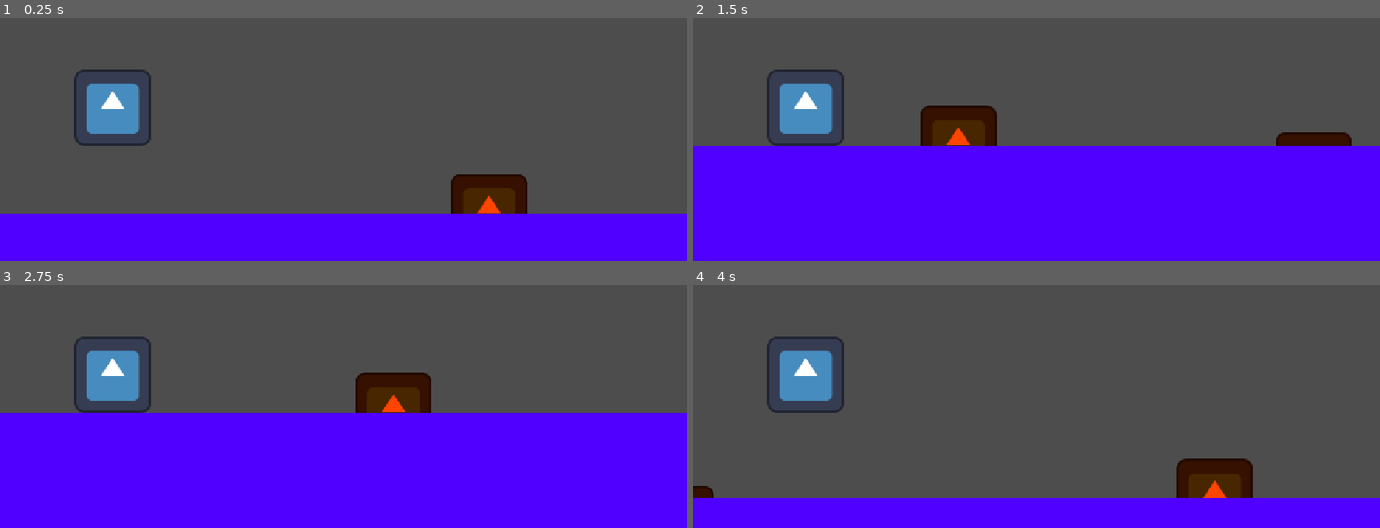
Above: before the commit, frames 1-4 (two rows, left to right).
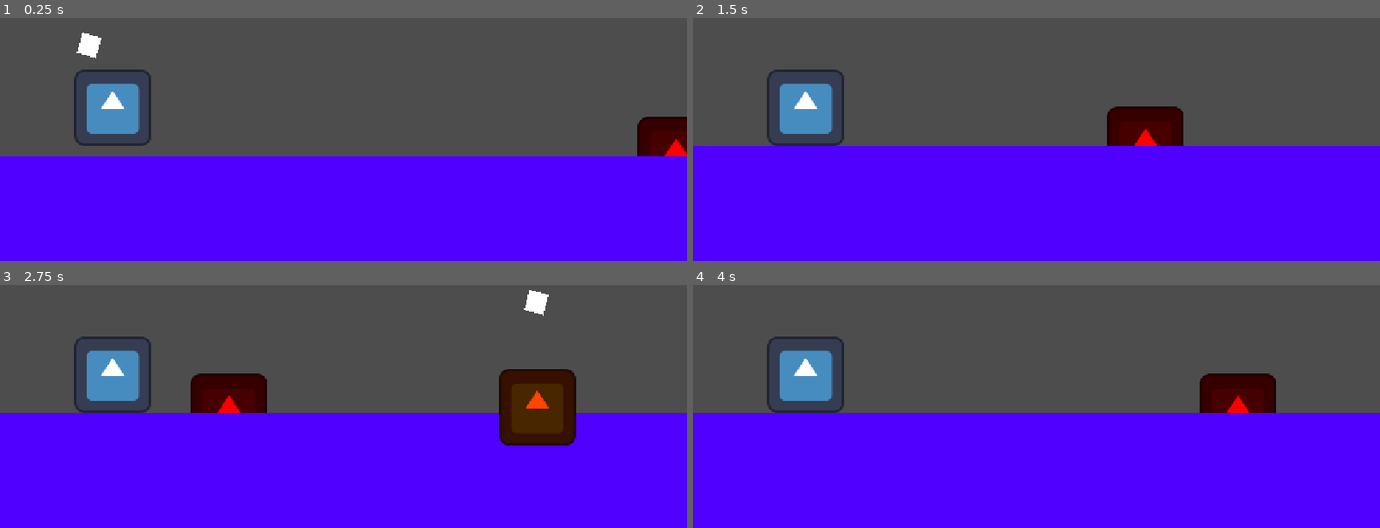
Above: after the commit, the same moments.

Repository: AJMoraes-58/Grupo9-infinite-runner
Game: Godot game, scene res://Cenas/mundo.tscn
The game is run twice, just before and just after one commit, with the same random seed, the same clock (stepped at 60 frames per second) and the same inputs. The engine's default icon, where the game draws it, is replaced by a stand-in: a white triangle on a blue panel in a dark square.
Inputs:
- Up to frame 1 (0.25 s): no input
- Up to frame 2 (1.5 s): hold Up (ui_up) from 0.53 s (still down)
- Up to frame 3 (2.75 s): release Up (ui_up) at 2.03 s
- Up to frame 4 (4 s): hold Up (ui_up) from 2.78 s (still down)

The runs differ from the first frame. In frame 1, 25% of the frame differs, in the area x 0-100%, y 6-81%; in frame 2, 4.2%; in frame 3, 7.3%; in frame 4, 37%, in the area x 0-100%, y 36-88%.

Commit message:
adiciona a logica base da aleatoriedade no surgimento dos obstaculos

Diff:
--- a/Cenas/mundo.tscn
+++ b/Cenas/mundo.tscn
@@ -8,4 +8,4 @@
 protagonista = NodePath("protagonista")
 
 [node name="protagonista" parent="." unique_id=1602220430 instance=ExtResource("1_oji8i")]
-position = Vector2(23, 361)
+position = Vector2(-92, 459)
--- a/Cenas/segmento.tscn
+++ b/Cenas/segmento.tscn
@@ -1,17 +1,20 @@
 [gd_scene format=3 uid="uid://c84favsh5ccip"]
 
+[ext_resource type="Script" uid="uid://bc6nx1jt00x1l" path="res://Scripts/segmento.gd" id="1_6ikba"]
 [ext_resource type="PackedScene" uid="uid://b5a1p5bnx7wd1" path="res://Cenas/obstaculo_simples.tscn" id="1_fb153"]
 
 [sub_resource type="RectangleShape2D" id="RectangleShape2D_iv7sf"]
 size = Vector2(1500, 27)
 
 [node name="segmento" type="Node2D" unique_id=662211891]
+script = ExtResource("1_6ikba")
 
 [node name="obstaculoSimples" parent="." unique_id=158388069 instance=ExtResource("1_fb153")]
-position = Vector2(792, 636)
+position = Vector2(566, 620)
 
-[node name="obstaculoSimples2" parent="." unique_id=626379676 instance=ExtResource("1_fb153")]
-position = Vector2(-112, 681)
+[node name="obstaculoSimples2" parent="." unique_id=1318650242 instance=ExtResource("1_fb153")]
+modulate = Color(1, 0, 0.12941177, 1)
+position = Vector2(-509, 638)
 
 [node name="chao" type="StaticBody2D" parent="." unique_id=1642318362]
 position = Vector2(0, 650)
@@ -27,3 +30,13 @@
 offset_bottom = 289.0
 color = Color(0.3137255, 0, 1, 1)
 metadata/_edit_use_anchors_ = true
+
+[node name="ColorRect" type="ColorRect" parent="." unique_id=780961368]
+offset_left = -5.0000305
+offset_top = 432.99994
+offset_right = 28.003677
+offset_bottom = 468.11005
+rotation = 0.2617994
+
+[node name="obstaculoSimples3" parent="." unique_id=1428015710 instance=ExtResource("1_fb153")]
+position = Vector2(8, 630)
--- a/Scripts/obstaculo_simples.gd
+++ b/Scripts/obstaculo_simples.gd
@@ -5,4 +5,4 @@
 
 func Sistema_De_Colisao(corpo: Node2D) -> void:
 	if corpo.name == "protagonista":
-		get_tree().reload_current_scene() #recarrega o jogo quando bate
+		get_tree().call_deferred("reload_current_scene") #recarrega o jogo quando bate
--- /dev/null
+++ b/Scripts/segmento.gd
@@ -0,0 +1,27 @@
+extends Node2D
+@onready var listaDeObstaculos = [$obstaculoSimples, $obstaculoSimples2, $obstaculoSimples3]
+
+const PROBABILIDADE_DE_APARECER: float = 0.5
+const ZONA_DE_SEGURANCA: float = 500.0
+const QUANTIDADE_MAXIMA_DE_OBSTACULOS_APAGADOS: int = 2
+
+func _ready() -> void:
+	var quantidadeApagada = 0
+
+	if global_position.x <= ZONA_DE_SEGURANCA: #forca a zona segura a existir
+		for obstaculos in listaDeObstaculos:
+			if obstaculos != null:
+				obstaculos.queue_free()
+		return
+
+		for obstaculos in listaDeObstaculos:
+			if obstaculos != null:
+
+				if quantidadeApagada >= QUANTIDADE_MAXIMA_DE_OBSTACULOS_APAGADOS: #obriga a ter pelo menos 1 obstaculo por segmento
+					continue
+
+				var probabilidade = randf() #gera um numero aleatorio entre 0.0 e 1.0
+
+				if probabilidade > PROBABILIDADE_DE_APARECER: #aleatoriedade nos obstaculos
+					obstaculos.queue_free()
+					quantidadeApagada += 1
Not shown, added: Scripts/segmento.gd.uid
